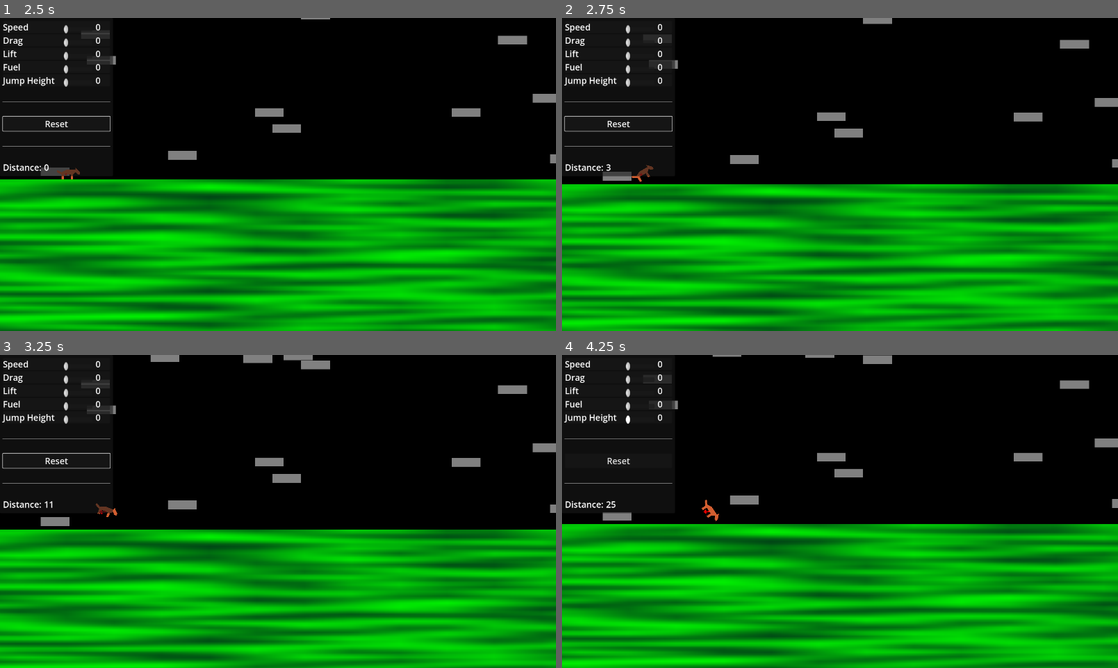
Above: before the commit, frames 1-4 (two rows, left to right).
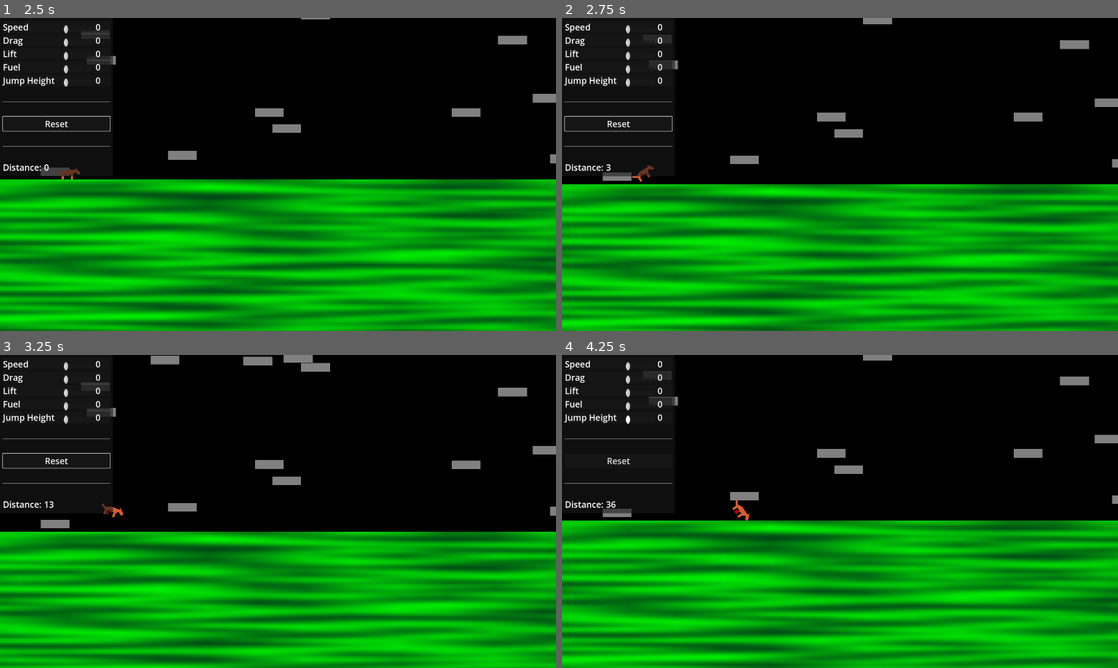
Above: after the commit, the same moments.

Repository: 100-Devs-1-Game/FlightOfHarmony
Game: Godot game, scene res://test/flight_test_scene.tscn
The game is run twice, just before and just after one commit, with the same random seed, the same clock (stepped at 60 frames per second) and the same inputs. This scene is started directly instead of the project's main scene.
Inputs (mouse positions are in pixels of both pictures, inside the frame that each line leads up to):
- Up to frame 1 (2.5 s): move the mouse to (400, 158) at 0.52 s; hold D (rotate_right) 0.53-1.25 s; hold Space (propulsion) 0.53-1.25 s; click "Reset" at 1.25 s; move the mouse to (166, 190) at 2.02 s; hold Down (ui_down) from 2.03 s (still down)
- Up to frame 2 (2.75 s): keep holding Down (ui_down)
- Up to frame 3 (3.25 s): move the mouse to (333, 442) at 2.77 s; release Down (ui_down) at 2.78 s; hold D (rotate_right) from 2.78 s (still down)
- Up to frame 4 (4.25 s): move the mouse to (812, 574) at 3.52 s; release D (rotate_right) at 3.53 s; hold Up (ui_up) from 3.53 s (still down)

Frame 1 is identical in both runs. In frame 2, 0.1% of the frame differs, in the area x 7-100%, y 1-53%; in frame 3, 20%; in frame 4, 29%, in the area x 0-100%, y 0-100%.
Error in both runs: Cannot call method 'play' on a null value. (res://flight/flying_pony.gd:73)

Commit message:
Update stats

Diff:
--- a/src/core/pony_stats.gd
+++ b/src/core/pony_stats.gd
@@ -2,7 +2,7 @@
 extends Resource
 ## Holds all the ponys stats and upgrades
 
-enum StatType { SPEED, DRAG, LIFT, FUEL, JUMP_HEIGHT }
+enum StatType { SPEED, DRAG, LIFT, FUEL, JUMP_HEIGHT, PROPULSION }
 
 
 @export var speed_stat: SinglePonyStat
@@ -10,9 +10,12 @@
 @export var lift_stat: SinglePonyStat
 @export var fuel_stat: SinglePonyStat
 @export var jump_height_stat: SinglePonyStat
+@export var propulsion_stat: SinglePonyStat
 
 ## Holds upgrades according to ShopUpgrade.Category order
 @export var upgrade_slots: Array[PonyUpgrade] = [null, null, null]
+
+
 
 func get_stat(stat: StatType) -> SinglePonyStat:
 	match stat:
@@ -26,6 +29,10 @@
 			return fuel_stat
 		StatType.JUMP_HEIGHT:
 			return jump_height_stat
+		StatType.JUMP_HEIGHT:
+			return jump_height_stat
+		StatType.PROPULSION:
+			return propulsion_stat
 		_:
 			assert(false)
 			return null
--- a/src/core/pony_stats.tres
+++ b/src/core/pony_stats.tres
@@ -1,19 +1,38 @@
-[gd_resource type="Resource" script_class="PonyStats" load_steps=8 format=3 uid="uid://6mawpae7apr7"]
+[gd_resource type="Resource" script_class="PonyStats" load_steps=11 format=3 uid="uid://6mawpae7apr7"]
 
 [ext_resource type="Resource" uid="uid://v40ltgeqgcin" path="res://core/single_stats/pony_drag_stat.tres" id="1_pkvhy"]
 [ext_resource type="Script" uid="uid://c730pnw5re1tk" path="res://core/pony_stats.gd" id="2_h2wln"]
-[ext_resource type="Resource" uid="uid://b80qi2ps25utm" path="res://core/single_stats/pony_fuel_stat.tres" id="2_rn1c5"]
+[ext_resource type="Script" uid="uid://dh2aqxek7frts" path="res://core/buyable_pony_stat.gd" id="2_rn1c5"]
 [ext_resource type="Script" uid="uid://fx4ldsmd0ywx" path="res://core/pony_upgrade.gd" id="3_iwpxg"]
 [ext_resource type="Resource" uid="uid://bel724thbyf2l" path="res://core/single_stats/pony_jump_height_stat.tres" id="3_wen2n"]
 [ext_resource type="Resource" uid="uid://dswlr48yloc8w" path="res://core/single_stats/pony_lift_stat.tres" id="4_n22gj"]
+[ext_resource type="Script" uid="uid://c8aj1cc0t2afq" path="res://core/single_pony_stat.gd" id="5_wen2n"]
 [ext_resource type="Resource" uid="uid://c1qitpu5vatxf" path="res://core/single_stats/pony_speed_stat.tres" id="6_a78ga"]
+
+[sub_resource type="Resource" id="Resource_n22gj"]
+script = ExtResource("2_rn1c5")
+cost = Array[int]([10])
+display_name = "Fuel"
+base_value = 1.0
+step_value = 1.0
+id = &""
+metadata/_custom_type_script = "uid://dh2aqxek7frts"
+
+[sub_resource type="Resource" id="Resource_a78ga"]
+script = ExtResource("5_wen2n")
+display_name = "Propulsion"
+base_value = 1.0
+step_value = 1.0
+id = &""
+metadata/_custom_type_script = "uid://c8aj1cc0t2afq"
 
 [resource]
 script = ExtResource("2_h2wln")
 speed_stat = ExtResource("6_a78ga")
 drag_stat = ExtResource("1_pkvhy")
 lift_stat = ExtResource("4_n22gj")
-fuel_stat = ExtResource("2_rn1c5")
+fuel_stat = SubResource("Resource_n22gj")
 jump_height_stat = ExtResource("3_wen2n")
+propulsion_stat = SubResource("Resource_a78ga")
 upgrade_slots = Array[ExtResource("3_iwpxg")]([null, null, null])
 metadata/_custom_type_script = "uid://c730pnw5re1tk"
